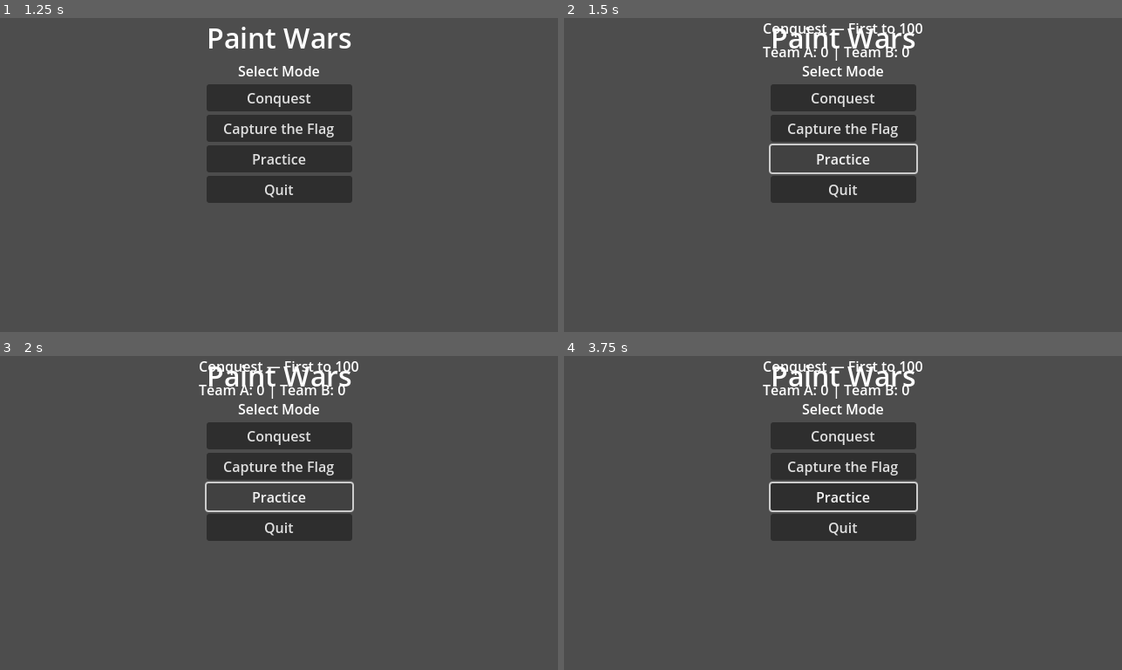
Above: before the commit, frames 1-4 (two rows, left to right).
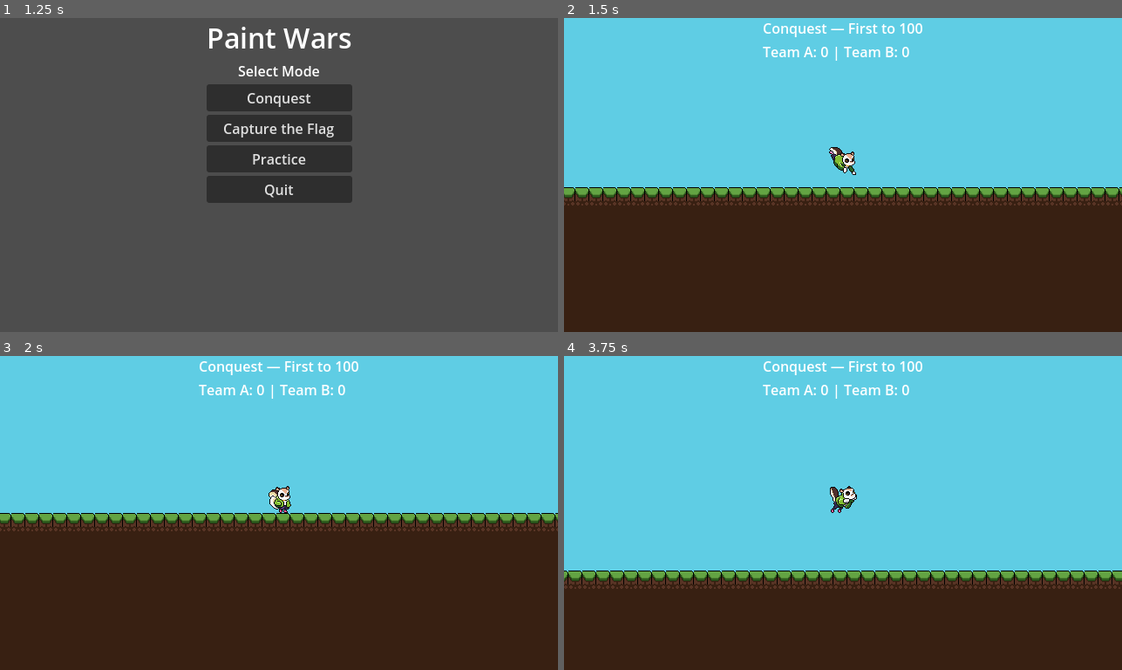
Above: after the commit, the same moments.

Repository: Makerspace-Durham/paint-wars
Game: Godot game, scene res://Scenes/UI/TitleScreen/title_screen.tscn
Two runs of this game, one before a commit and one after it. Both use one fixed random seed, a clock stepped at 60 frames per second and the inputs below.
Inputs (mouse positions are in pixels of both pictures, inside the frame that each line leads up to):
- Up to frame 1 (1.25 s): tap Enter at 0.5 s; move the mouse to (401, 159) at 0.52 s; hold D (move_right) from 0.53 s (still down); hold R (run) from 0.53 s (still down); click (401, 159) at 0.67 s; tap Space (jump) at 0.77 s
- Up to frame 2 (1.5 s): release D (move_right) at 1.25 s; release R (run) at 1.25 s; click "Practice" at 1.25 s
- Up to frame 3 (2 s): no input
- Up to frame 4 (3.75 s): click (843, 434) at 2 s, where only the run before the commit has a clickable "Conquest"; click (843, 465) at 2.75 s, where only the run before the commit has a clickable "Capture the Flag"; tap Space (jump) at 3.5 s; move the mouse to (731, 528) at 3.52 s; hold D (move_right) from 3.53 s (still down); tap E (spray) at 3.6 s

Frame 1 is identical in both runs. In frame 2, 100% of the frame differs, in the area x 0-100%, y 0-100%; in frame 3, 100%; in frame 4, 100%.

Commit message:
Made the game playable in practice

Diff:
--- a/Scenes/Game/game.gd
+++ b/Scenes/Game/game.gd
@@ -2,11 +2,23 @@
 
 const CONQUEST_MAP = preload("res://Scenes/Game/Maps/conquest_map.tscn")
 const CTF_MAP = preload("res://Scenes/Game/Maps/ctf_map.tscn")
+const PLAYER_SCENE = preload("res://Scenes/Player/player.tscn")
+
+var _spawn_points: Dictionary = {
+	Constants.TEAM_A: [],
+	Constants.TEAM_B: []
+}
 
 @onready var map_container: Node2D = $MapContainer
 
 func _ready() -> void:
 	_load_map()
+	# Wait one frame for map to be fully added to the scene tree
+	await get_tree().process_frame
+	_cache_spawn_points()
+	if multiplayer.is_server():
+		_assign_teams()
+		_spawn_all_players()
 
 func _load_map() -> void:
 	var map_scene: PackedScene
@@ -19,3 +31,76 @@
 	if map_scene:
 		var map := map_scene.instantiate()
 		map_container.add_child(map)
+
+func _cache_spawn_points() -> void:
+	var team_a_spawns := map_container.get_node_or_null(
+		"%s/SpawnPoints/TeamASpawns" % map_container.get_child(0).name
+	)
+	var team_b_spawns := map_container.get_node_or_null(
+		"%s/SpawnPoints/TeamBSpawns" % map_container.get_child(0).name
+	)
+
+	if team_a_spawns:
+		for spawn in team_a_spawns.get_children():
+			_spawn_points[Constants.TEAM_A].append(spawn.global_position)
+
+	if team_b_spawns:
+		for spawn in team_b_spawns.get_children():
+			_spawn_points[Constants.TEAM_B].append(spawn.global_position)
+
+func _assign_teams() -> void:
+	var peer_ids := Constants.players.keys()
+	peer_ids.shuffle()
+
+	var half := peer_ids.size() / 2
+	for i in peer_ids.size():
+		var team := Constants.TEAM_A if i < half else Constants.TEAM_B
+		Constants.players[peer_ids[i]]["team"] = team
+
+	# Sync updated player data to all clients
+	_sync_teams.rpc(Constants.players)
+
+func _spawn_all_players() -> void:
+	if GameManager.is_practice_mode:
+		_spawn_player(1, Constants.TEAM_A)
+		return
+
+	for peer_id in Constants.players:
+		var player_data := Constants.get_player(peer_id)
+		var team: int = player_data.get("team", Constants.TEAM_A)
+		_spawn_player(peer_id, team)
+
+func _spawn_player(peer_id: int, team: int) -> void:
+	var player := PLAYER_SCENE.instantiate()
+	var players_node := map_container.get_child(0).get_node("Players")
+
+	# Assign multiplayer authority to the correct peer
+	player.set_multiplayer_authority(peer_id)
+	player.add_to_group("players")
+
+	# Pick spawn position
+	var spawns= _spawn_points[team]
+	var spawn_index: int= Constants.players.keys().find(peer_id) % spawns.size()
+	player.global_position = spawns[spawn_index]
+
+	players_node.add_child(player)
+
+	# Sync spawn to all clients
+	_sync_player_spawn.rpc(peer_id, team, player.global_position)
+
+@rpc("authority", "call_local", "reliable")
+func _sync_teams(players: Dictionary) -> void:
+	Constants.players = players
+
+@rpc("authority", "reliable")
+func _sync_player_spawn(peer_id: int, team: int, spawn_pos: Vector2) -> void:
+	if multiplayer.is_server():
+		return
+
+	var player := PLAYER_SCENE.instantiate()
+	var players_node := map_container.get_child(0).get_node("Players")
+
+	player.set_multiplayer_authority(peer_id)
+	player.add_to_group("players")
+	player.global_position = spawn_pos
+	players_node.add_child(player)
--- a/Scenes/Player/player.tscn
+++ b/Scenes/Player/player.tscn
@@ -265,3 +265,5 @@
 offset_right = 11.0
 offset_bottom = -29.0
 text = "⚑"
+
+[node name="Camera2D" type="Camera2D" parent="."]
--- a/Scenes/UI/MainMenu/main_menu.gd
+++ b/Scenes/UI/MainMenu/main_menu.gd
@@ -42,7 +42,7 @@
 func _on_practice_button_pressed() -> void:
 	_selected_mode = Constants.GameMode.CONQUEST  # default mode for practice
 	GameManager.start_game(_selected_mode, true)
-	UiManager.go_to_scene("res://Scenes/UI/ModeSelect/mode_select.tscn")
+	UiManager.go_to_scene("res://Scenes/Game/game.tscn")
 
 func _on_settings_button_pressed() -> void:
 	UiManager.go_to_scene("res://Scenes/UI/Settings/settings.tscn")
--- a/project.godot
+++ b/project.godot
@@ -27,6 +27,8 @@
 
 window/size/viewport_width=640
 window/size/viewport_height=360
+window/stretch/mode="viewport"
+window/stretch/aspect="expand"
 
 [input]
 
